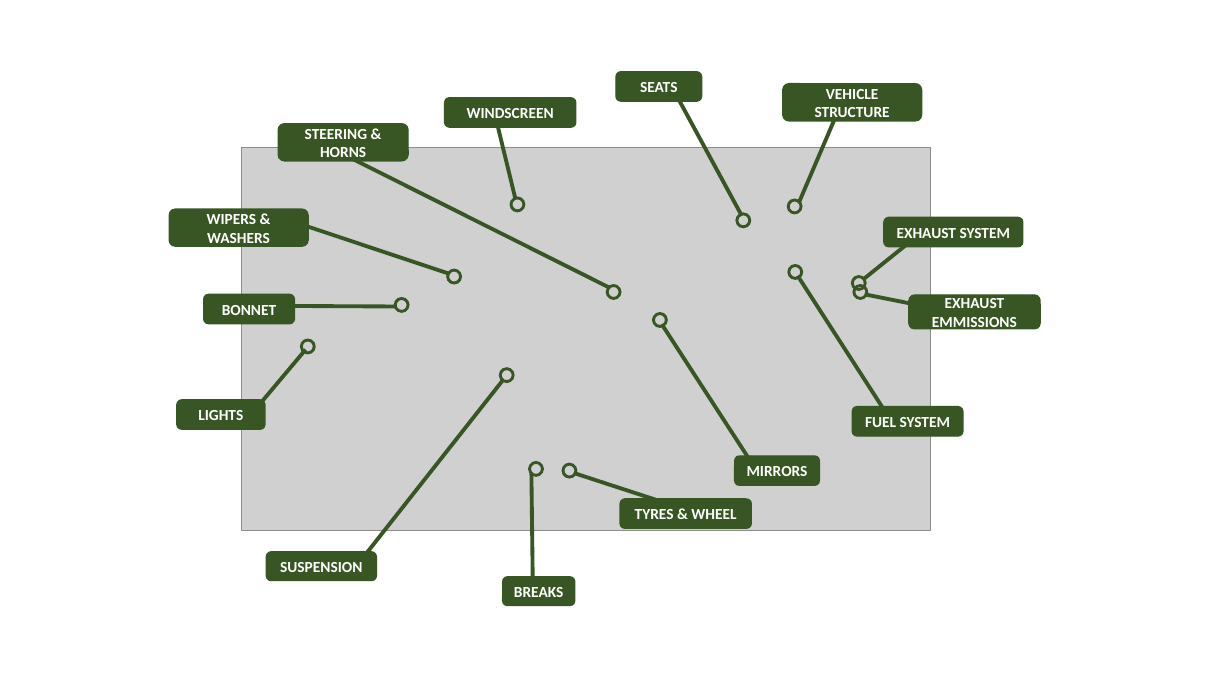
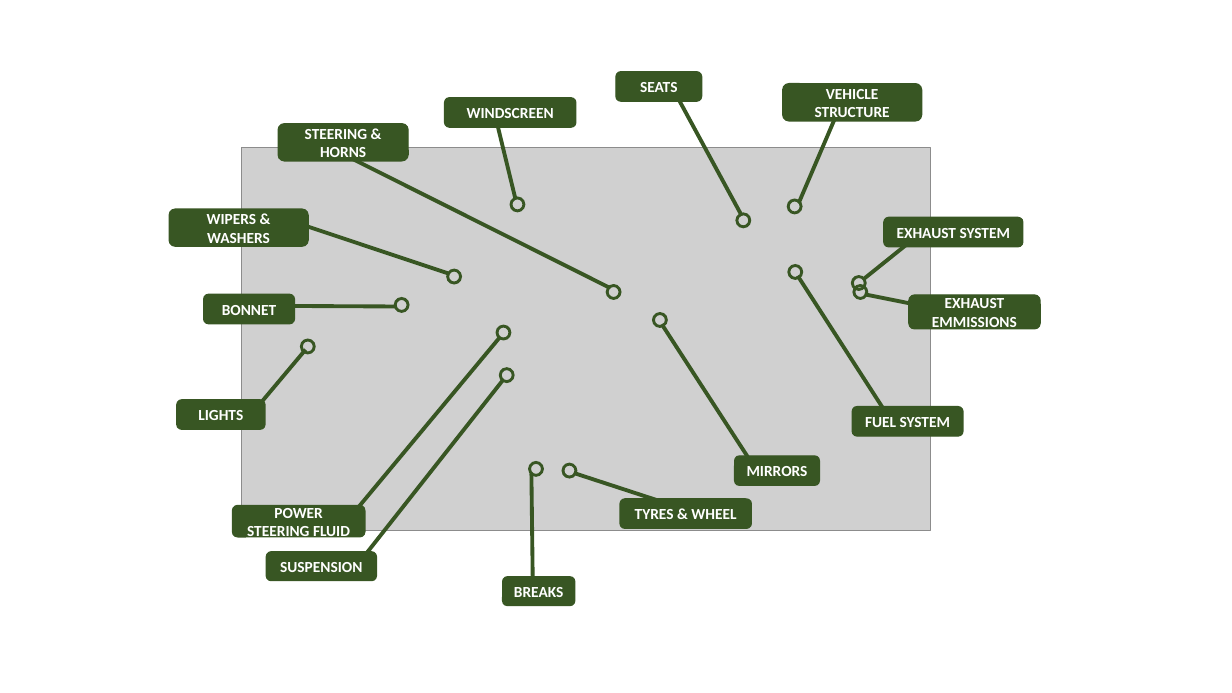
Before and after one commit to republikangupwork/car_energies, a slide deck: slide 1 of public/images/car-parts.pptx. Drawn at 1232x693 pixels with LibreOffice and Linux fonts; fonts in the diff are those of the drawing; grey boxes stand for pictures. Boxes give left, top, right and bottom in pixels: in the first picture for what was removed or moved away, otherwise in the second. Text is boxed around its words. In the diff, an @@ line names an element or a change of style, - is before the commit and + after.

```diff
--- a/public/images/car-parts.pptx
+++ b/public/images/car-parts.pptx
@@ ellipse added at <box>497,326,510,339</box>, outline #385723 2.25 pt @@
@@ line added from (357, 509) to (500, 338), #385723 3 pt @@
@@ rounded rectangle added at <box>233,506,365,537</box>, fill #385723, outline #385723 1 pt, 12 pt, text #FFFFFF, bold @@
+POWER STEERING FLUID
```
Also in this commit, not shown: 6 other files.
